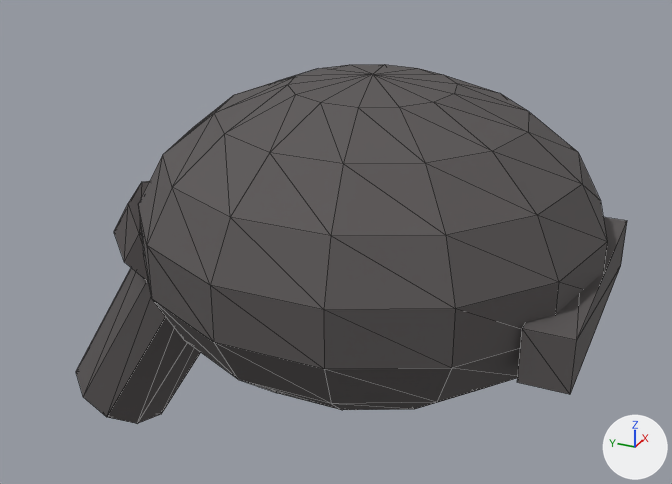
An edit to the glTF model public/assets/models/characters/wardrobe/hair-pony-black.glb, drawn before and after from the same camera.
Before and after are seen from a camera (50 mm lens) standing at (-0.543, -0.216, 0.456) and looking at (0.023, 0.039, 0.173). Arrows for +X, +Y and +Z are at lower right; the lights stay in place. The older version comes first. Mesh edges are drawn as thin lines. Vertices at exactly the same position are counted once.

Before the edit, the objects in view are built like this:
```python
me_hair_cap = bpy.data.meshes.new('hair_cap')
me_hair_cap.from_pydata(...)  # a UV sphere (14 segments, 9 rings, poles along z) spanning x -0.15..0.15, y -0.154..0.16, z 0.094..0.306
me_hair_cap.materials.append(mat_charmat)
me_hair_fringe = bpy.data.meshes.new('hair_fringe')
me_hair_fringe.from_pydata(...)  # a box spanning x -0.09..0.09, y -0.155..-0.125, z 0.163..0.198
me_hair_fringe.materials.append(mat_charmat)
me_hair_tail = bpy.data.meshes.new('hair_tail')
me_hair_tail.from_pydata(...)  # a 10-sided cylinder along z spanning x -0.04..0.04, y -0.042..0.042, z -0.1..0.1
me_hair_tail.materials.append(mat_charmat)
me_hair_tie = bpy.data.meshes.new('hair_tie')
me_hair_tie.from_pydata(...)  # a 10-sided cylinder along z spanning x -0.0476..0.0476, y -0.05..0.05, z -0.015..0.015
me_hair_tie.materials.append(mat_charmat)
ob_hair_cap = bpy.data.objects.new('hair_cap', me_hair_cap)
ob_hair_cap.location = (0.0, 0.0, 0.0)
ob_hair_fringe = bpy.data.objects.new('hair_fringe', me_hair_fringe)
ob_hair_fringe.location = (0.0, 0.0, 0.0)
ob_hair_tail = bpy.data.objects.new('hair_tail', me_hair_tail)
ob_hair_tail.location = (0.0, 0.175, 0.1)
ob_hair_tail.rotation_euler = (0.55, 0.0, 0.0)  # degrees (32, 0, 0)
ob_hair_tie = bpy.data.objects.new('hair_tie', me_hair_tie)
ob_hair_tie.location = (0.0, 0.155, 0.165)
ob_hair_tie.rotation_euler = (0.55, 0.0, 0.0)  # degrees (32, 0, 0)
```
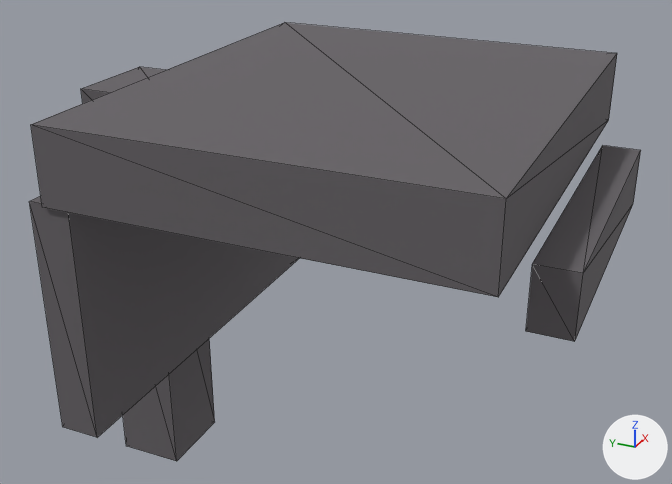
Pixel boxes (x1, y1, x2, y2) of what changed, in the pictures (672 x 484 px):
'hair_cap', deleted
    before: (139, 65, 607, 410)
'hair_top', added
    after: (31, 23, 617, 297)
'hair_back', added
    after: (29, 196, 299, 437)
'hair_fringe', moved, rescaled (11% taller)
    before: (517, 217, 627, 395)
    after: (526, 145, 641, 342)
'hair_tail', reshaped, moved, turned
    before: (76, 268, 201, 424)
    after: (123, 339, 215, 461)
'hair_tie', reshaped (not visible afterwards)
    before: (114, 181, 150, 281)
'hair_bun', added
    after: (81, 67, 165, 103)
part 2 of me_hair_tail, deleted
    before: (76, 268, 201, 424)
part 3 of me_hair_tail, added
    after: (123, 339, 215, 461)

The change in detail:
me_hair_fringe is used by ob_hair_fringe; location (0.0, 0.0, 0.0).
me_hair_fringe had 8 vertices, 12 faces and spanned x -0.09..0.09, y -0.155..-0.125, z 0.163..0.198.
me_hair_fringe now has 8 vertices, 12 faces and spans x -0.105..0.105, y -0.156..-0.13, z 0.205..0.245.
me_hair_fringe part 1: the whole mesh is scaled about its middle by (1.17, 0.867, 1.14), then moved by (0.0, -0.003, 0.045).
me_hair_tail is used by ob_hair_tail; location (0.0, 0.175, 0.1); rotation (0.55, 0.0, 0.0), in degrees (32, 0, 0).
me_hair_tail had 20 vertices, 36 faces and spanned x -0.04..0.04, y -0.042..0.042, z -0.1..0.1.
me_hair_tail now has 8 vertices, 12 faces and spans x -0.03..0.03, y 0.158..0.208, z -0.025..0.225.
me_hair_tail part 2: 20 vertices removed from x -0.04..0.04, y -0.042..0.042, z -0.1..0.1.
me_hair_tail part 3: 8 vertices added at x -0.03..0.03, y 0.158..0.208, z -0.025..0.225, forming a box.
me_hair_tie is used by ob_hair_tie; location (0.0, 0.155, 0.165); rotation (0.55, 0.0, 0.0), in degrees (32, 0, 0).
me_hair_tie had 20 vertices, 36 faces and spanned x -0.0476..0.0476, y -0.05..0.05, z -0.015..0.015.
me_hair_tie now has 8 vertices, 12 faces and spans x -0.0375..0.0375, y 0.151..0.213, z 0.2..0.23.
me_hair_tie part 4: 20 vertices removed from x -0.0476..0.0476, y -0.05..0.05, z -0.015..0.015.
Other edits to the shape of me_hair_tie do not show in these pictures.
Mesh me_hair_bun is new.
It is a box spanning x -0.035..0.035, y 0.138..0.208, z 0.2275..0.2825.
It uses material mat_charmat.
Mesh me_hair_back is new.
It is a box spanning x -0.153..0.153, y 0.129..0.157, z 0.09..0.25.
It uses material mat_charmat.
Mesh me_hair_top is new.
It is a box spanning x -0.156..0.156, y -0.125..0.146, z 0.249..0.299.
It uses material mat_charmat.
Object 'hair_cap' (ob_hair_cap) is deleted.
Object 'hair_tail' (ob_hair_tail) turns from (32, 0, 0) to (0, 0, 0) degrees about x, y and z.
Object 'hair_tail' (ob_hair_tail) moves from (0.0, 0.175, 0.1) to (0.0, 0.0, 0.0).
Object 'hair_bun' (ob_hair_bun) is new; it shows me_hair_bun.
Its location is (0.0, 0.0, 0.0).
Object 'hair_back' (ob_hair_back) is new; it shows me_hair_back.
Its location is (0.0, 0.0, 0.0).
Object 'hair_top' (ob_hair_top) is new; it shows me_hair_top.
Its location is (0.0, 0.0, 0.0).
